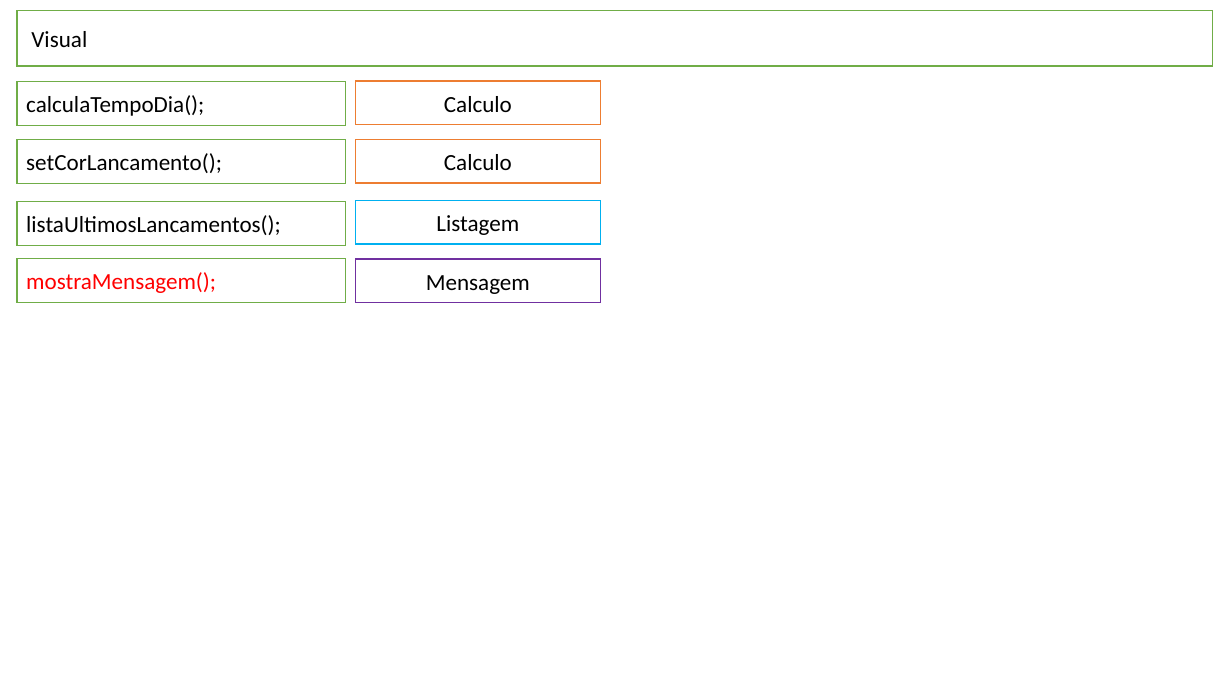
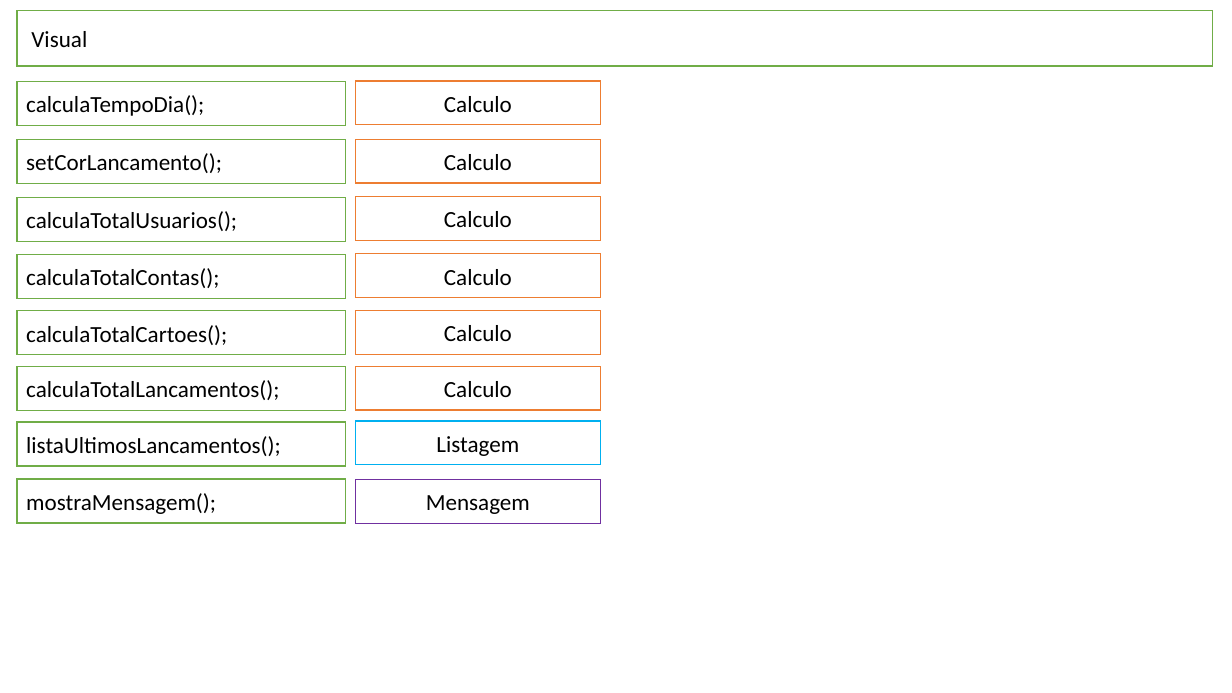
Before and after one commit to MateusRamos/Class_Countpay, a slide deck: slide 3 of ARQUIVOS DE ORGANIZAÇÃO/organizando_funcoes.pptx (slide 2 before the commit). Drawn at 1232x693 pixels with LibreOffice and Linux fonts; fonts in the diff are those of the drawing. Boxes give left, top, right and bottom in pixels: in the first picture for what was removed or moved away, otherwise in the second. Text is boxed around its words. In the diff, an @@ line names an element or a change of style, - is before the commit and + after.

```diff
--- a/ARQUIVOS DE ORGANIZAÇÃO/organizando_funcoes.pptx
+++ b/ARQUIVOS DE ORGANIZAÇÃO/organizando_funcoes.pptx
@@ rectangle added at box(18, 198, 347, 242), fill #FFFFFF, outline #70AD47 1 pt, 18 pt, text #000000 @@
+calculaTotalUsuarios();
@@ rectangle added at box(356, 197, 601, 241), fill #FFFFFF, outline #ED7D31 1 pt, 18 pt, text #000000 @@
+Calculo
@@ rectangle added at box(18, 254, 347, 299), fill #FFFFFF, outline #70AD47 1 pt, 18 pt, text #000000 @@
+calculaTotalContas();
@@ rectangle added at box(356, 254, 601, 299), fill #FFFFFF, outline #ED7D31 1 pt, 18 pt, text #000000 @@
+Calculo
@@ rectangle added at box(18, 311, 347, 355), fill #FFFFFF, outline #70AD47 1 pt, 18 pt, text #000000 @@
+calculaTotalCartoes();
@@ rectangle added at box(356, 311, 601, 355), fill #FFFFFF, outline #ED7D31 1 pt, 18 pt, text #000000 @@
+Calculo
@@ rectangle added at box(18, 367, 347, 411), fill #FFFFFF, outline #70AD47 1 pt, 18 pt, text #000000 @@
+calculaTotalLancamentos();
@@ rectangle added at box(356, 366, 601, 410), fill #FFFFFF, outline #ED7D31 1 pt, 18 pt, text #000000 @@
+Calculo
@@ rectangle "mostraMensagem();" at box(18, 480, 347, 524): text colour #FF0000 to #000000 @@
@@ 4 rectangles: place and size @@
-4 rectangles at box(18, 201, 601, 303)
+4 rectangles at box(18, 421, 601, 524)
```
Also in this commit, not shown: 1 other slide changed, 1 slide added, 1 other file.
